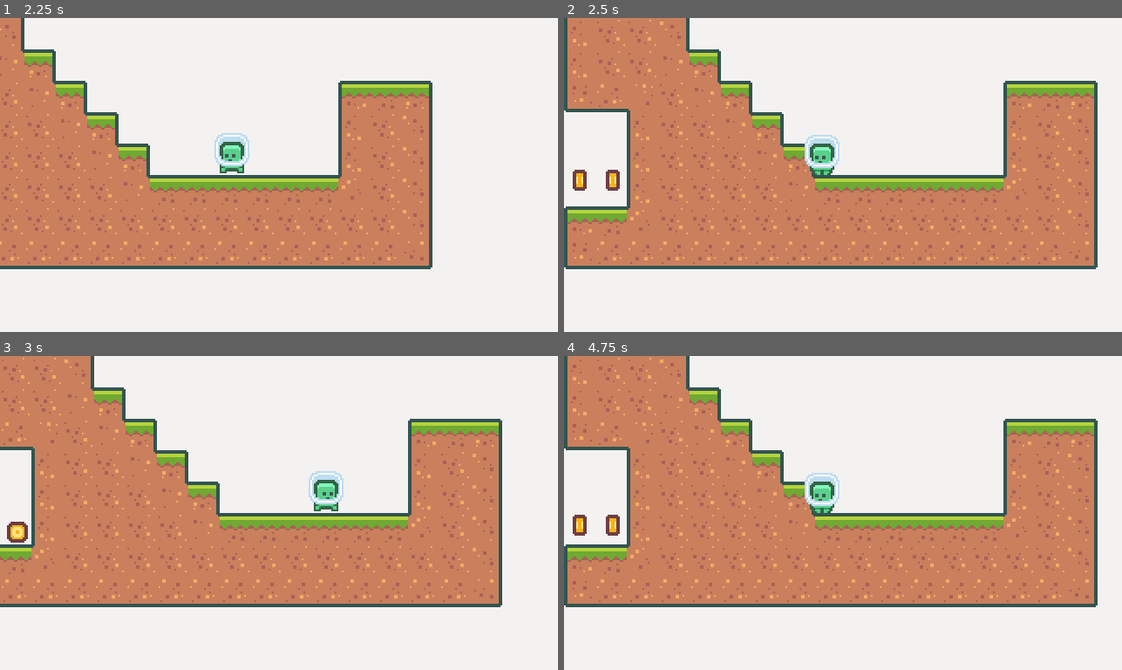
Above: before the commit, frames 1-4 (two rows, left to right).
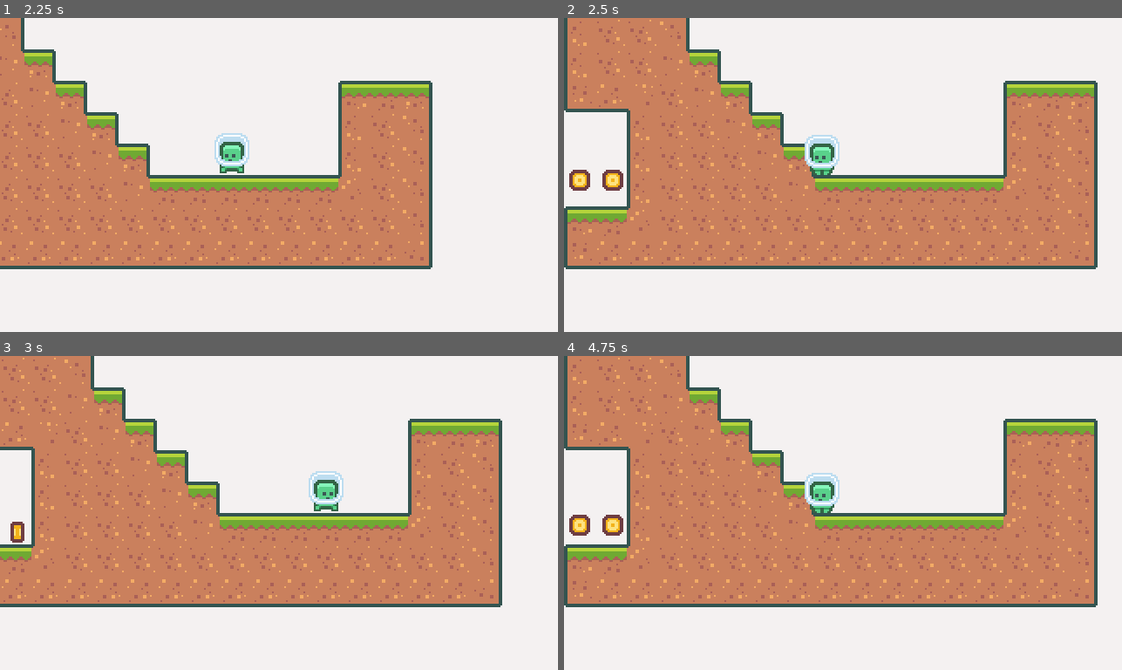
Above: after the commit, the same moments.

Repository: edivancamargo/2DPlatformerUdemy
Game: Godot game, scene res://src/scenes/Levels/Level_001.tscn
The game is run twice, just before and just after one commit, with the same random seed, the same clock (stepped at 60 frames per second) and the same inputs.
Inputs:
- Up to frame 1 (2.25 s): tap Enter at 0.5 s; hold Right (move_right) 0.53-2.03 s; tap R (dash) at 0.6, 1.35, 2.1 s; tap Space (jump) at 0.77, 1.52 s; hold Left (move_left) from 2.03 s (still down)
- Up to frame 2 (2.5 s): keep holding Left (move_left)
- Up to frame 3 (3 s): release Left (move_left) at 2.78 s; hold Right (move_right) from 2.78 s (still down); tap R (dash) at 2.85 s
- Up to frame 4 (4.75 s): tap Space (jump) at 3.02, 3.77, 4.52 s; tap R (dash) at 3.6, 4.35 s; release Right (move_right) at 4.28 s; hold Left (move_left) from 4.28 s (still down)

Frame 1 is identical in both runs. In frame 2, 0.3% of the frame differs, in the area x 0-11%, y 48-55%; in frame 3, 0.1%; in frame 4, 0.3%.

Commit message:
Emit signal when a coin is collected.

Diff:
--- a/src/helpers/Levels/BaseLevel.gd
+++ b/src/helpers/Levels/BaseLevel.gd
@@ -1,14 +1,33 @@
 extends Node
 
 var playerScene = preload("res://src/scenes/Player/Player.tscn")
+
+onready var currentPlayer: KinematicBody2D = $Player
+
 var spawnPosition = Vector2.ZERO
-onready var currentPlayer: KinematicBody2D = $Player
 var currentPlayerNode: KinematicBody2D = null
+var totalCoins: int = 0 setget set_totalCoins
+var collectedCoins: int = 0
 
 func _ready() -> void:
 	spawnPosition = currentPlayer.global_position
+	connect_default_signals()
+	register_player(currentPlayer)
+	self.totalCoins = get_tree().get_nodes_in_group("Coin").size()
+
+func connect_default_signals() -> void:
 	SignalServiceManager.connect("player_hurt", self, "on_player_hurt", [], CONNECT_DEFERRED)
-	register_player(currentPlayer)
+	SignalServiceManager.connect("coin_collected", self, "coin_collected")
+
+func coin_collected() -> void:
+	collectedCoins += 1
+	print(str(totalCoins), " - ",str(collectedCoins))
+	SignalServiceManager.emit_total_coins_changed(totalCoins, collectedCoins)
+
+func set_totalCoins(newTotal: int) -> void:
+	totalCoins = newTotal
+	print("total coins: ", str(totalCoins))
+	SignalServiceManager.emit_total_coins_changed(totalCoins, collectedCoins)
 
 func register_player(player: KinematicBody2D) -> void:
 	currentPlayerNode = player
--- a/src/helpers/Levels/BaseLevel.tscn
+++ b/src/helpers/Levels/BaseLevel.tscn
@@ -6,7 +6,7 @@
 [ext_resource path="res://src/scenes/GameCamera/GameCamera.tscn" type="PackedScene" id=5]
 [ext_resource path="res://src/helpers/Levels/BaseLevel.gd" type="Script" id=7]
 
-[node name="BaseLevel" type="Node"]
+[node name="BaseLevel" type="Node" groups=["Base_Level"]]
 script = ExtResource( 7 )
 
 [node name="TileMap" type="TileMap" parent="."]
--- a/src/scenes/Coin/Coin.gd
+++ b/src/scenes/Coin/Coin.gd
@@ -10,6 +10,7 @@
 func on_area_entered(_area2d):
 	animationPlayer.play("Pickup")
 	call_deferred("disable_pickup")
+	SignalServiceManager.emit_coin_collected()
 
 func disable_pickup() -> void:
 	area2DCollision.disabled = true
--- a/src/scenes/Coin/Coin.tscn
+++ b/src/scenes/Coin/Coin.tscn
@@ -74,7 +74,7 @@
 "speed": 7.0
 } ]
 
-[node name="Coin" type="Node2D"]
+[node name="Coin" type="Node2D" groups=["Coin"]]
 script = ExtResource( 3 )
 
 [node name="Area2D" type="Area2D" parent="."]
@@ -91,4 +91,5 @@
 
 [node name="AnimatedSprite" type="AnimatedSprite" parent="."]
 frames = SubResource( 1 )
+frame = 1
 playing = true
--- a/src/services/SignalServiceManager.gd
+++ b/src/services/SignalServiceManager.gd
@@ -1,10 +1,20 @@
 extends Node
 
 signal player_hurt
+signal coin_collected
+signal total_coins_changed
 signal level_cleared
 
 func emit_player_hurt(player: KinematicBody2D) -> void:
 	emit_signal("player_hurt", player)
 
 func emit_level_cleared() -> void:
+	print("level_cleared")
 	emit_signal("level_cleared")
+
+func emit_coin_collected() -> void:
+	emit_signal("coin_collected")
+
+func emit_total_coins_changed(totalCoins: int, collectedCoins: int) -> void:
+	print("emit total_coins_changed")
+	emit_signal("total_coins_changed", totalCoins, collectedCoins)
